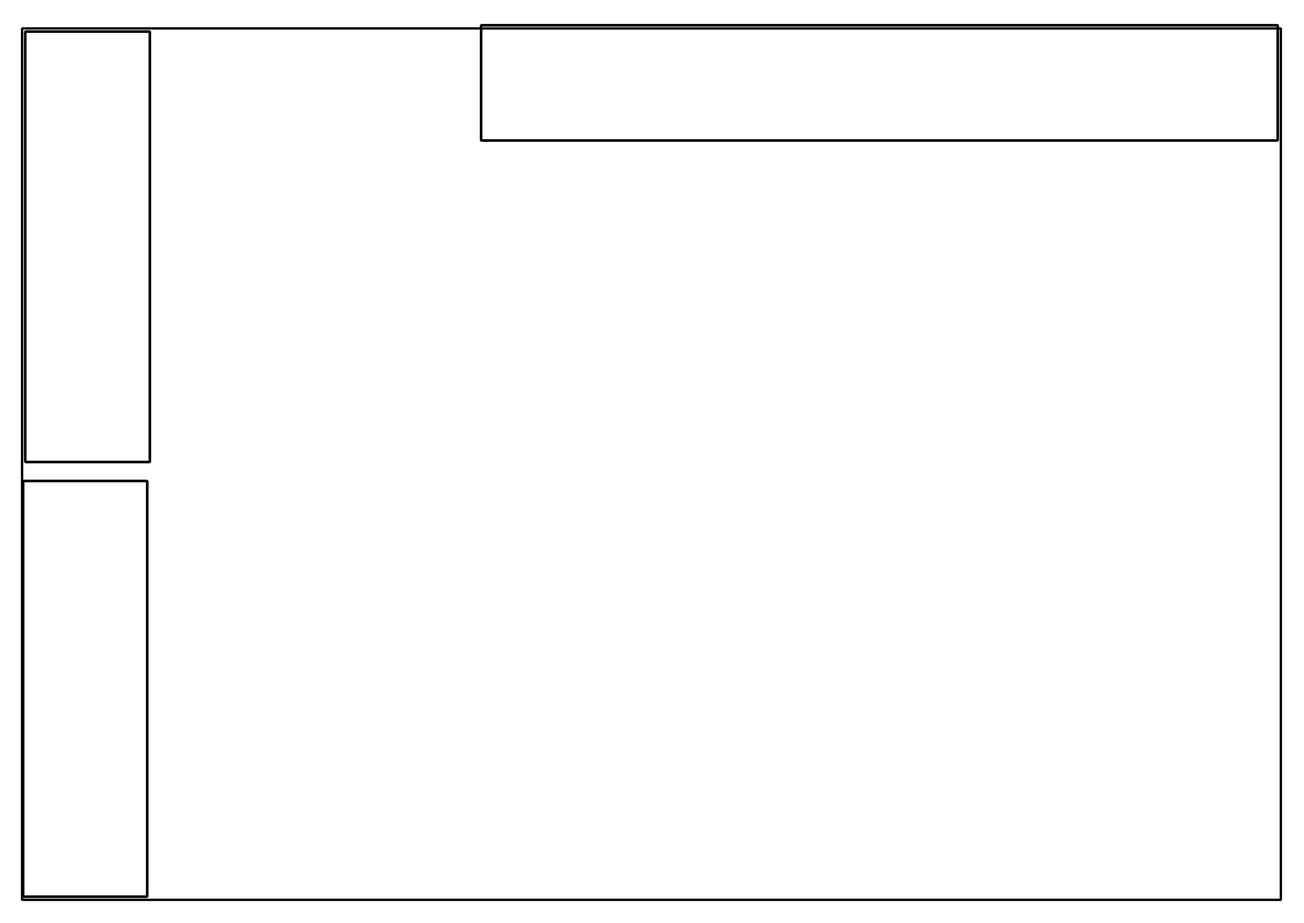
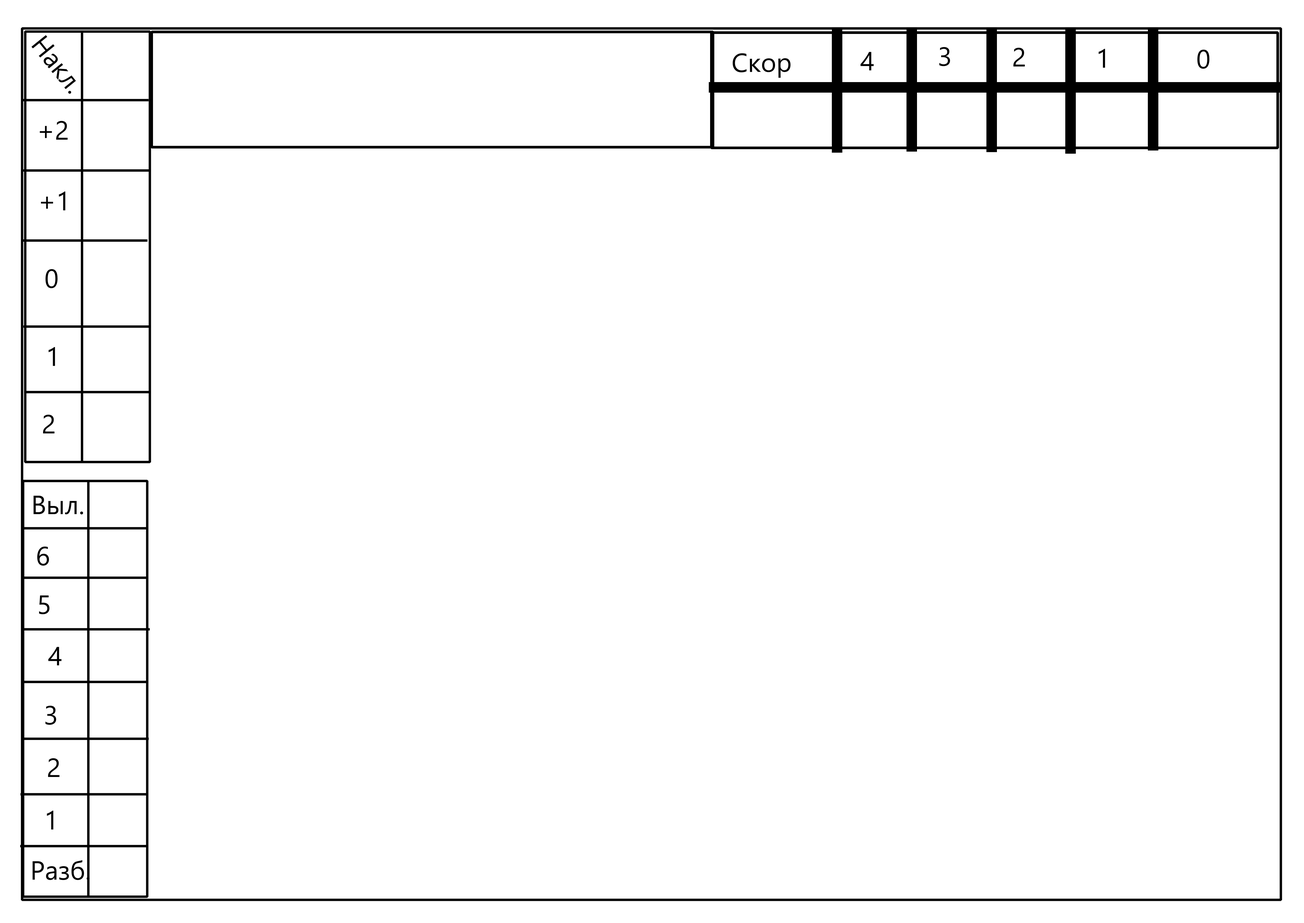
Layer changes from the first 1304x923 image to the second:
pixels changed over [19, 23, 1281, 898] (layer not identified)
